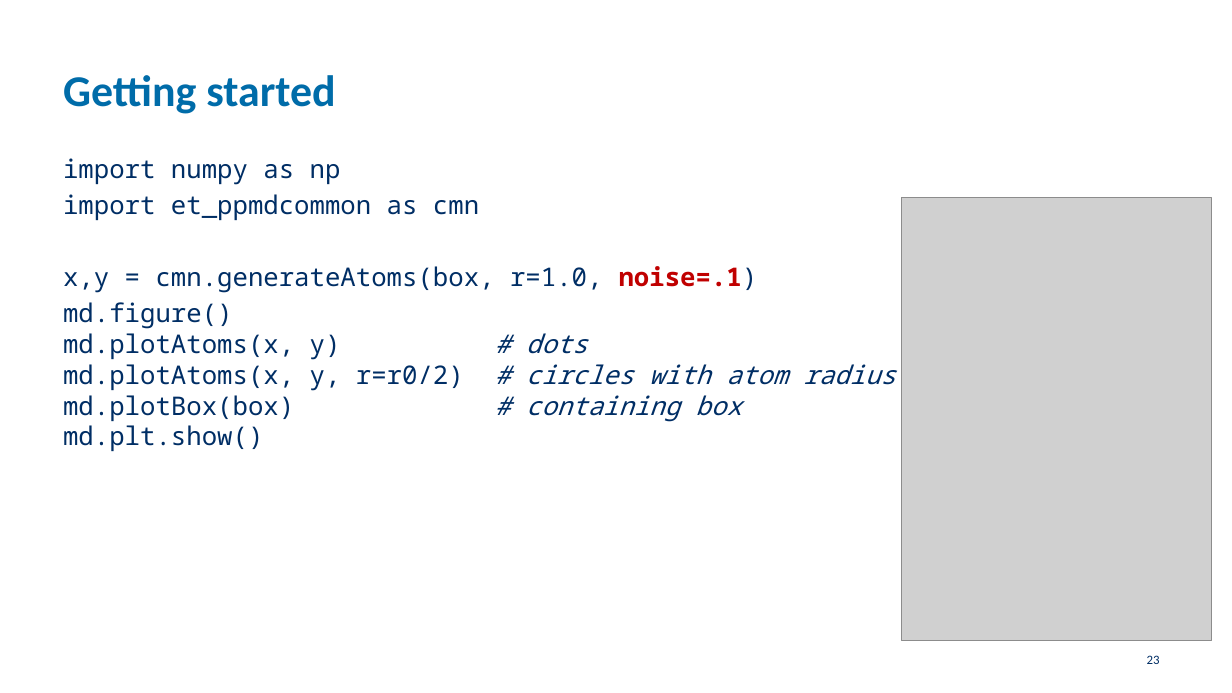
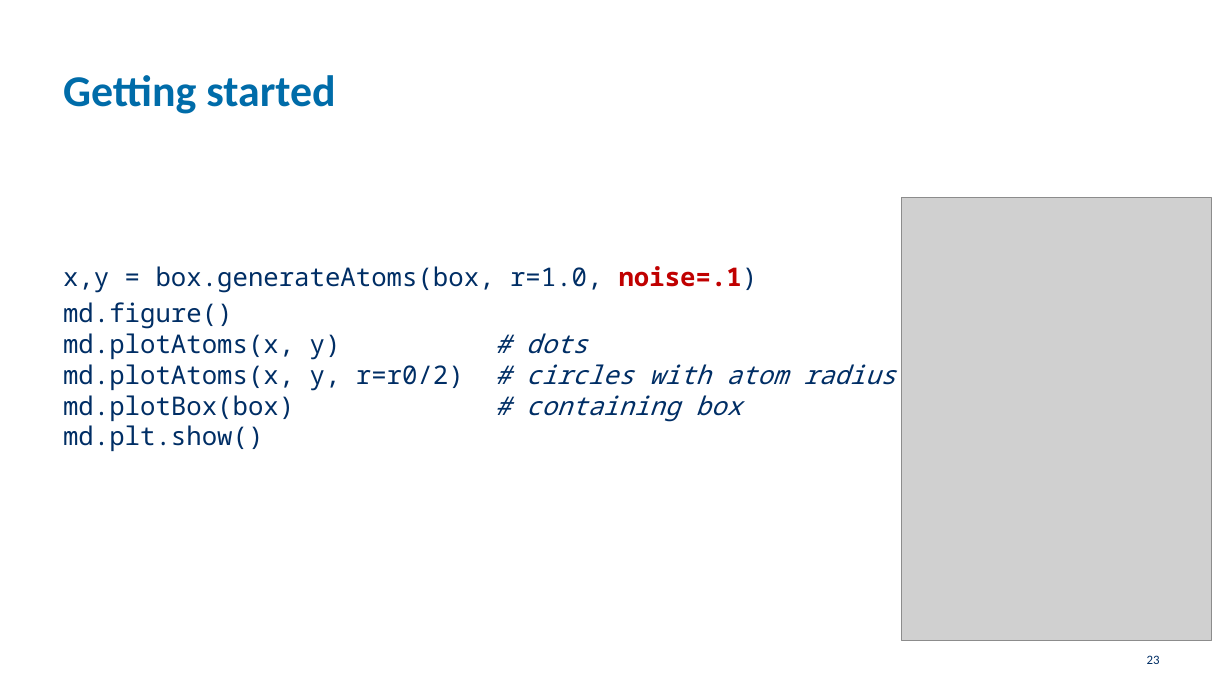
Before and after one commit to etijskens/pp, a slide deck: slide 23 of course-material/assignment-2021.pptx. Drawn at 1232x693 pixels with LibreOffice and Linux fonts; fonts in the diff are those of the drawing; grey boxes stand for pictures; background and template pictures are left out. Boxes give left, top, right and bottom in pixels: in the first picture for what was removed or moved away, otherwise in the second. Text is boxed around its words. In the diff, an @@ line names an element or a change of style, - is before the commit and + after.

```diff
--- a/course-material/assignment-2021.pptx
+++ b/course-material/assignment-2021.pptx
@@ text at box(63, 266, 758, 293): text changed @@
-import numpy as np
-import et_ppmdcommon as cmn
-x,y = cmn.generateAtoms(box, r=1.0, noise=.1)
+x,y = box.generateAtoms(box, r=1.0, noise=.1)
```
Also in this commit, not shown: 1 other slide changed, 1 other file.
